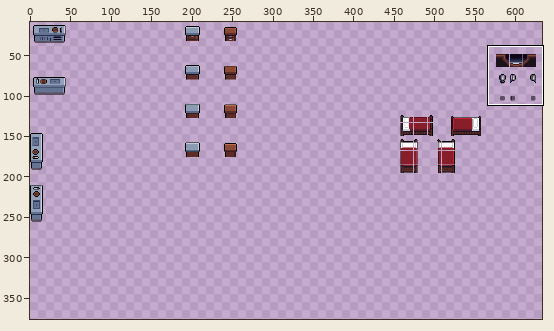
Edited in one commit: pixel-art file (.Aseprite Files/Entities/Entities.aseprite). Above: a wide view before the commit, with the close-up outlined.
Close-up. Before the commit:
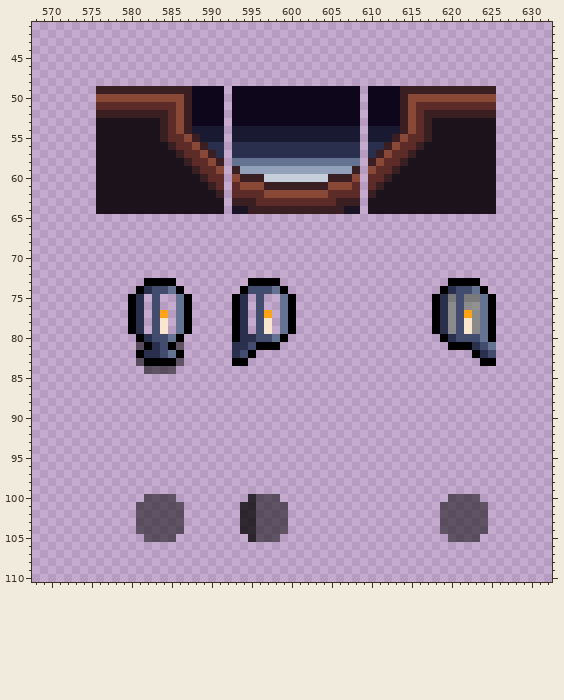
1000x1000 pixels, 1 frame. Shown: x 568..632, y 41..110. The wide view leaves out empty margins. The commit also changed other parts of the picture, which this record leaves out.
New version:
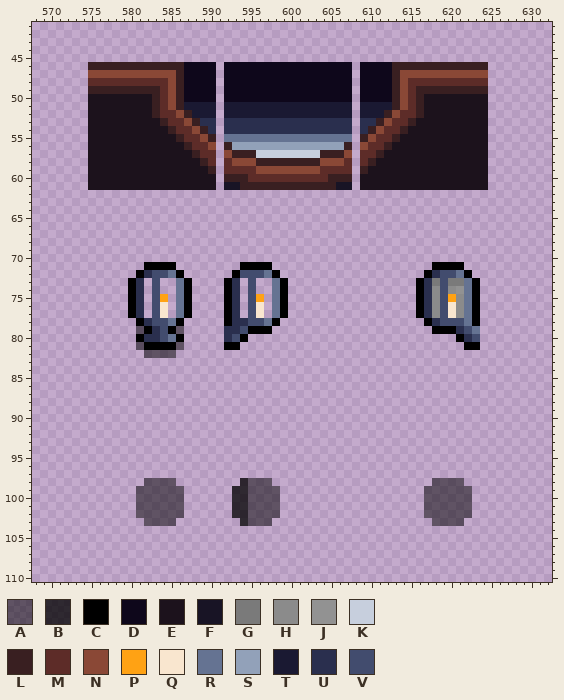
Palette (. is transparent): A #00000082  B #000000c2  C #000000  D #0e071b  E #1c121c  F #181425  G #7a7a7a  H #8b8b8b  J #929292  K #c7cfdd  L #391f21  M #5d2c28  N #8a4836  P #ffa214  Q #f9e6cf  R #657392  S #92a1b9  T #1a1932  U #2a2f4e  V #424c6e
Difference:
Changed rows in their new state; - is an unchanged pixel.
first column x 575:
 46 LLLLLLLLLLLLDDDD-DDDDDDDDDDDDDDDD-DDDDLLLLLLLLLLLL-
 47 NNNNNNNNNNNLDDDD-DDDDDDDDDDDDDDDD-DDDDLNNNNNNNNNNN-
 48 MMMMMMMMMMNLDDDD-DDDDDDDDDDDDDDDD-DDDDLNMMMMMMMMMM-
 49 L--------MN-D---.D---------------.D---LNM---------.
 50 EEEEEEEELM-LD---.D---------------.D---LNMLEEEEEEEE.
 51 EEEEEEEEL-NLTTTT.TTTTTTTTTTTTTTTT.TTTTLNMLEEEEEEEE.
 52 EEEEEEEE-M---TTT.TTTTTTTTTTTTTTTT.TTTLNMMLEEEEEEEE.
 53 E----------MNLUU.UUUUUUUUUUUUUUUU.UULNMMLEE-------.
 54 E--------ELMMNLU.UUUUUUUUUUUUUUUU.ULNMM-EEE-------.
 55 E--------EELMMNL.RRRRRRRRRRRRRRRR.LNMM-EEEE-------.
 56 E---------EELMMN.LSSSSSSSSSSSSSSL.NMM-EEEE--------.
 57 E----------EELMM.NLLLKKKKKKKKLLLN.MM-EEEE---------.
 58 E-----------EELM.MNNNLLLLLLLLNNNM.M-EEEE----------.
 59 E------------EEL.MMMMNNNNNNNNMMMM.LEEEE-----------.
 60 E-------------EE.LL-MMMMMMMMMM---.EEEE------------.
 61 E--------------E.FFLLL--------LFF.EEE-------------.
 62 -................-................-................
 63 -................-................-................
 64 -................-................-................
first column x 580:
 71 --CCCC--------CCCC--------------------CCCC----
 72 -CUVVRC------CVVVRC------------------CUVVRC---
 73 CU.V..RC----CU-V..RC----------------CUGVGGR---
 74 CU.-..RC----CU.-..------------------CUHVHJRC.-
 75 ----P-------CU.VP-RC.---------------CUHVPHRC..
 76 ----Q-------CU.VQ-RC.---------------CUHVQHRC..
 77 ----Q-------CU.VQ.RC.---------------CUHVQHRC..
 78 .CU-VRC.----CU-V-RC..----------------CUVV-RC..
 79 .ACUVCA.----UUVCCC-..------------------CCUVR..
 80 ---U--------UVC.....-------------------..CU-..
 81 ---CC-------CC.....---------------------..-C..
 82 -.AAAA.------...---------------------------...
 83 -......------..-----------------------------..
 84 --....----------------------------------------
first column x 581:
 98 -AAAA--------BAAA--------------------AAAA---
 99 AAAAAA------BBAAAA------------------AAAAAA--
100 A----A------BBA---------------------AAA---.-
101 ------------B-A---.-----------------AA----..
102 ------------B-A---.-----------------AA----..
103 .----.--------A--..------------------A---...
104 ......-------......-------------------......
105 -....---------....---------------------....-
